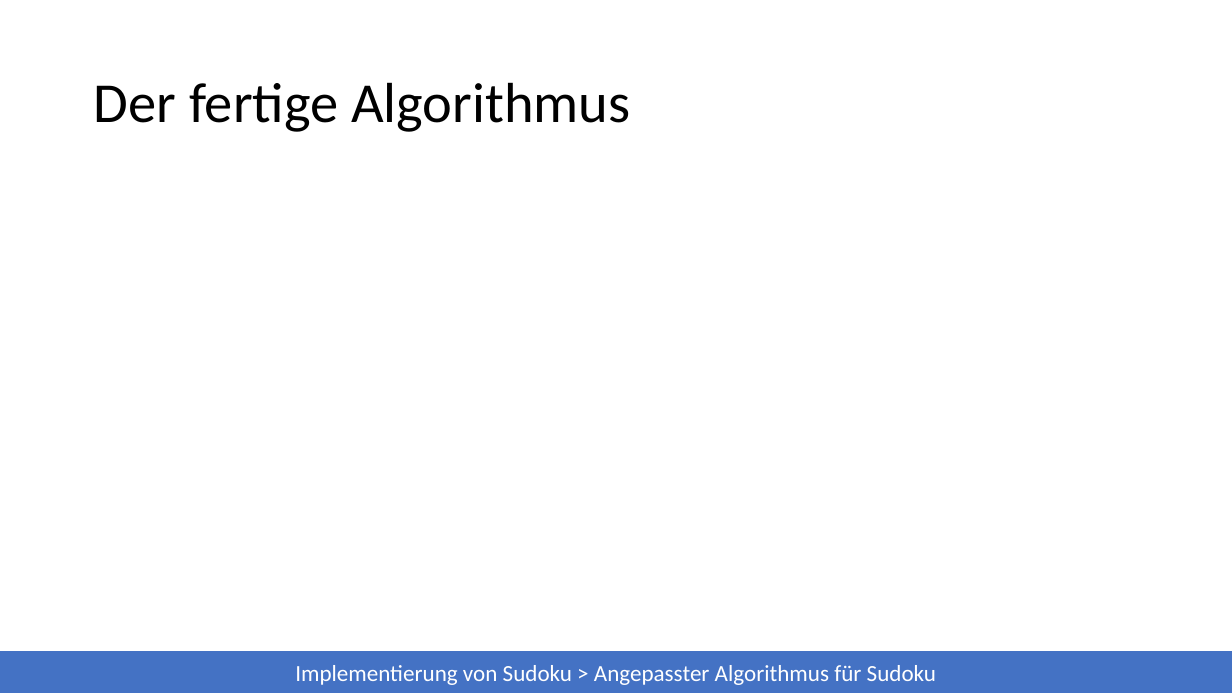
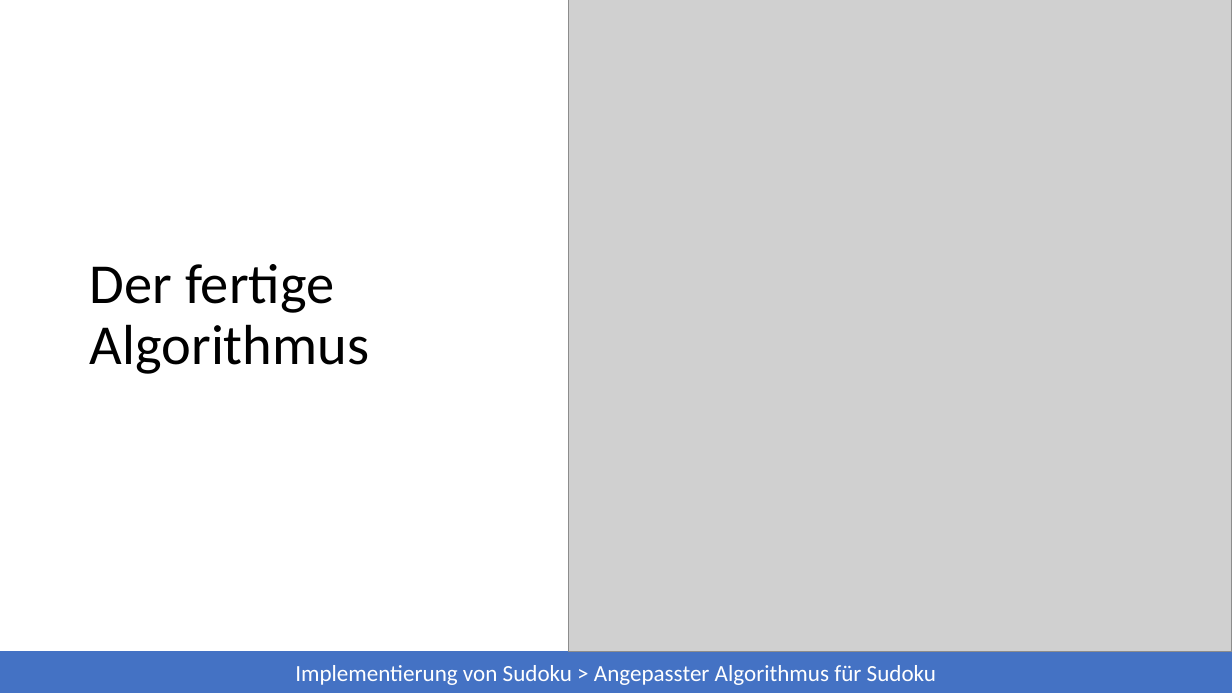
Before and after one commit to 7rebux/backtracking, a slide deck: slide 25 of _presentation/main.pptx. Drawn at 1232x693 pixels with LibreOffice and Linux fonts; fonts in the diff are those of the drawing; grey boxes stand for pictures. Boxes give left, top, right and bottom in pixels: in the first picture for what was removed or moved away, otherwise in the second. Text is boxed around its words. In the diff, an @@ line names an element or a change of style, - is before the commit and + after.

Commit message:
Update presentation

```diff
--- a/_presentation/main.pptx
+++ b/_presentation/main.pptx
@@ picture added at box(568, 0, 1232, 652) @@
@@ title "Der fertige Algorithmus" rewrapped from box(94, 82, 630, 132) to box(90, 264, 369, 374) @@
```
Also in this commit, not shown: 1 other file.
